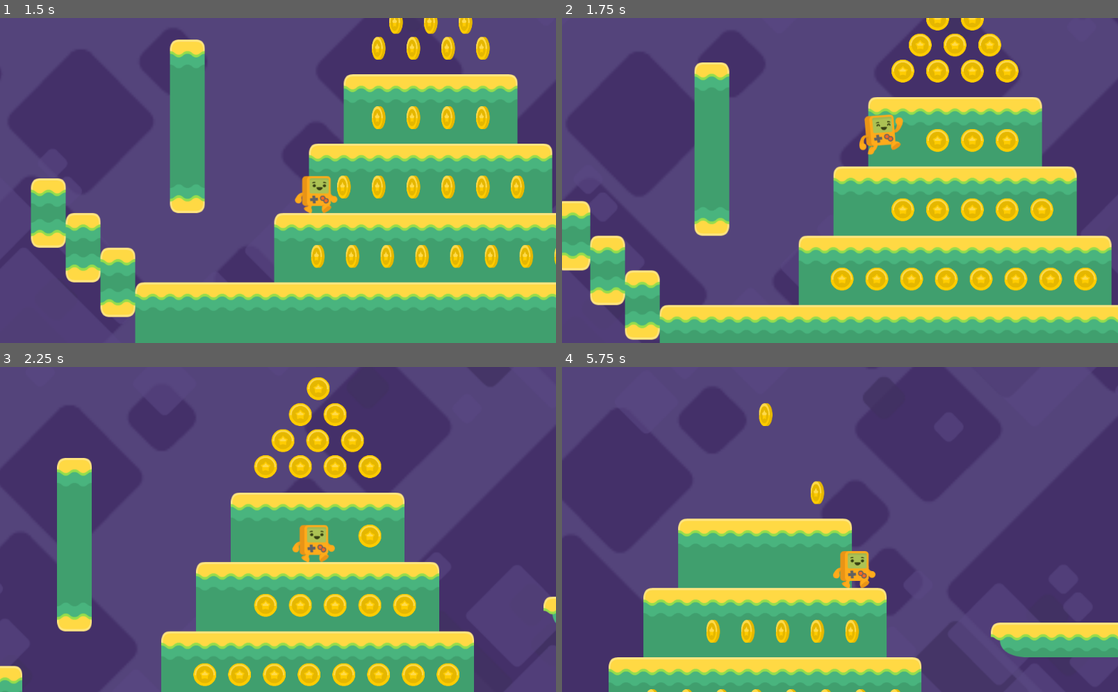
Above: before the commit, frames 1-4 (two rows, left to right).
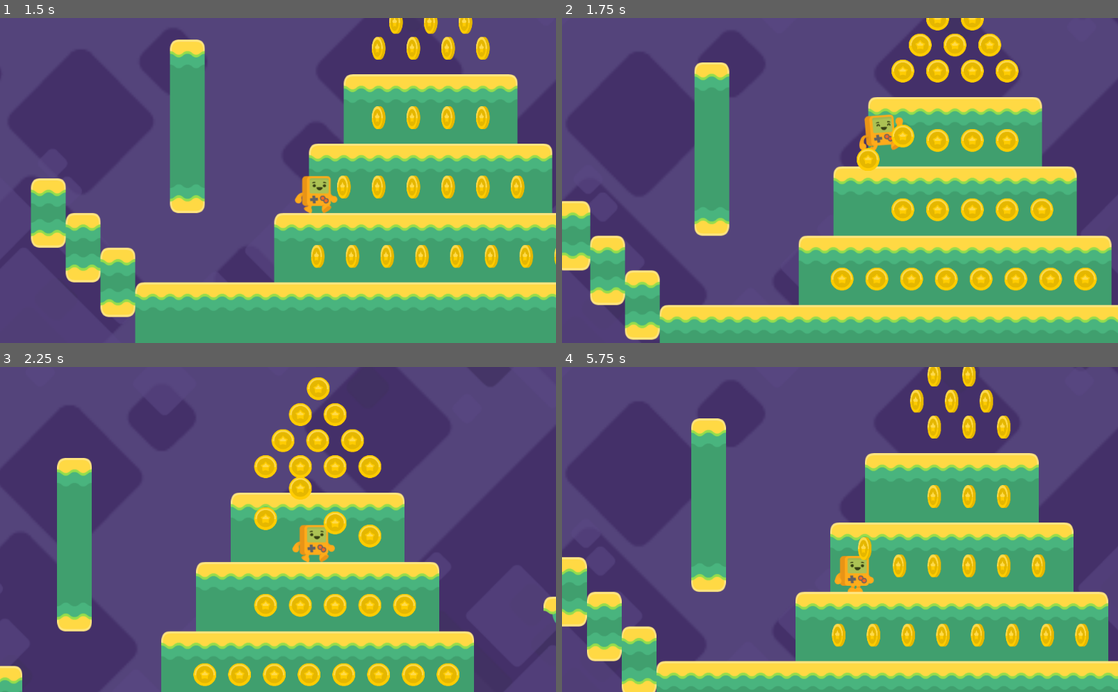
Above: after the commit, the same moments.

Repository: CrabbitSlater/Godot_2D_Tutorial_adv
Game: Godot game, scene res://Assets/Levels/Test_Level.tscn
Two runs of this game, one before a commit and one after it. Both use one fixed random seed, a clock stepped at 60 frames per second and the inputs below.
Inputs:
- Up to frame 1 (1.5 s): hold D (player_right) from 0.53 s (still down); tap Space (player_jump) at 0.77 s
- Up to frame 2 (1.75 s): keep holding D (player_right); tap Space (player_jump) at 1.52 s
- Up to frame 3 (2.25 s): release D (player_right) at 2.03 s; hold A (player_left) from 2.03 s (still down)
- Up to frame 4 (5.75 s): release A (player_left) at 2.78 s; hold D (player_right) 2.78-4.28 s; tap Space (player_jump) at 3.02, 3.77, 4.52 s; hold A (player_left) 4.28-5.03 s; hold D (player_right) from 5.03 s (still down)

Frame 1 is identical in both runs. In frame 2, 0.5% of the frame differs, in the area x 53-64%, y 32-48%; in frame 3, 0.7%; in frame 4, 47%, in the area x 0-100%, y 0-100%.

Commit message:
Implimented coin bounce and used animation. finished signal to time deletion of coin. added add coin method to steve to update his coin count, and a VERY quidk and dirty win condition

Diff:
--- a/Assets/Coin/Coin.gd
+++ b/Assets/Coin/Coin.gd
@@ -5,6 +5,15 @@
 
 func _on_Coin_body_entered(body):
 	#Collection script
+	#access other chold node with dolla
+	$AnimationPlayer.play("Bounce")
+	#Call Player's collect coin script (as on player mask, should only be a
+	#layer that collides
+	#WARNING- for best practice, shoud check that this method exists on other
+	#ßentity- or check gorup or class
+	body.add_coin()
 
-	#free the coin from memory
+
+func _on_AnimationPlayer_animation_finished(anim_name):
+	#free coin from memory
 	queue_free()
--- a/Assets/Coin/Coin.tscn
+++ b/Assets/Coin/Coin.tscn
@@ -5,6 +5,7 @@
 
 [sub_resource type="Animation" id=2]
 resource_name = "Bounce"
+length = 0.55
 step = 0.05
 tracks/0/type = "value"
 tracks/0/path = NodePath("AnimatedSprite:position")
@@ -13,7 +14,7 @@
 tracks/0/imported = false
 tracks/0/enabled = true
 tracks/0/keys = {
-"times": PoolRealArray( 0, 0.6, 0.9 ),
+"times": PoolRealArray( 0, 0.2, 0.5 ),
 "transitions": PoolRealArray( 1, 1, 1 ),
 "update": 0,
 "values": [ Vector2( 0, 0 ), Vector2( 0, -96 ), Vector2( 0, -32 ) ]
@@ -56,3 +57,4 @@
 playing = true
 
 [connection signal="body_entered" from="." to="." method="_on_Coin_body_entered"]
+[connection signal="animation_finished" from="AnimationPlayer" to="." method="_on_AnimationPlayer_animation_finished"]
--- a/Assets/Steve/Steve.gd
+++ b/Assets/Steve/Steve.gd
@@ -8,6 +8,8 @@
 export var acceleration : float = 1000
 export var friction_lerp_coeff : float = 0.2
 export var jump_force : float = -900
+
+var coins : int = 0
 #onready var
 
 
@@ -47,6 +49,10 @@
 	velocity = move_and_slide(velocity,Vector2.UP)
 	#move and slide returns an adjusted velocity! use this to reset y velocity to zero on floor
 
+	#placeholder 'win' condition - dirty (run every frame, just resets scene) but works
+	if coins == 10:
+		get_tree().change_scene("res://Assets/Levels/Test_Level.tscn")
+
 
 
 
@@ -61,3 +67,7 @@
 	get_tree().change_scene("res://Assets/Levels/Test_Level.tscn")
 
 	#pass # Replace with function body.
+
+func add_coin():
+	coins +=1
+	print("Coins now "+str(coins))
